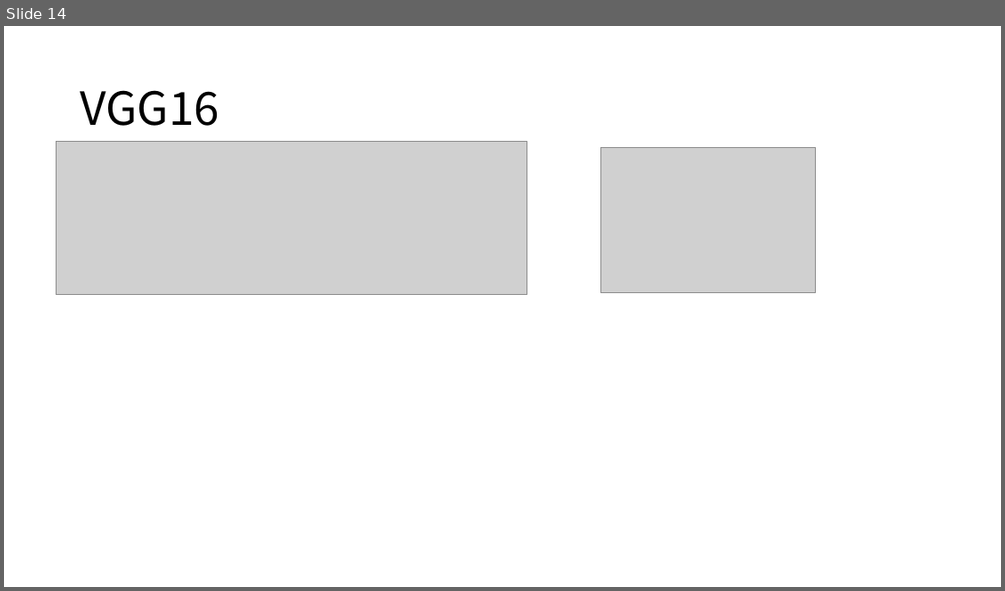
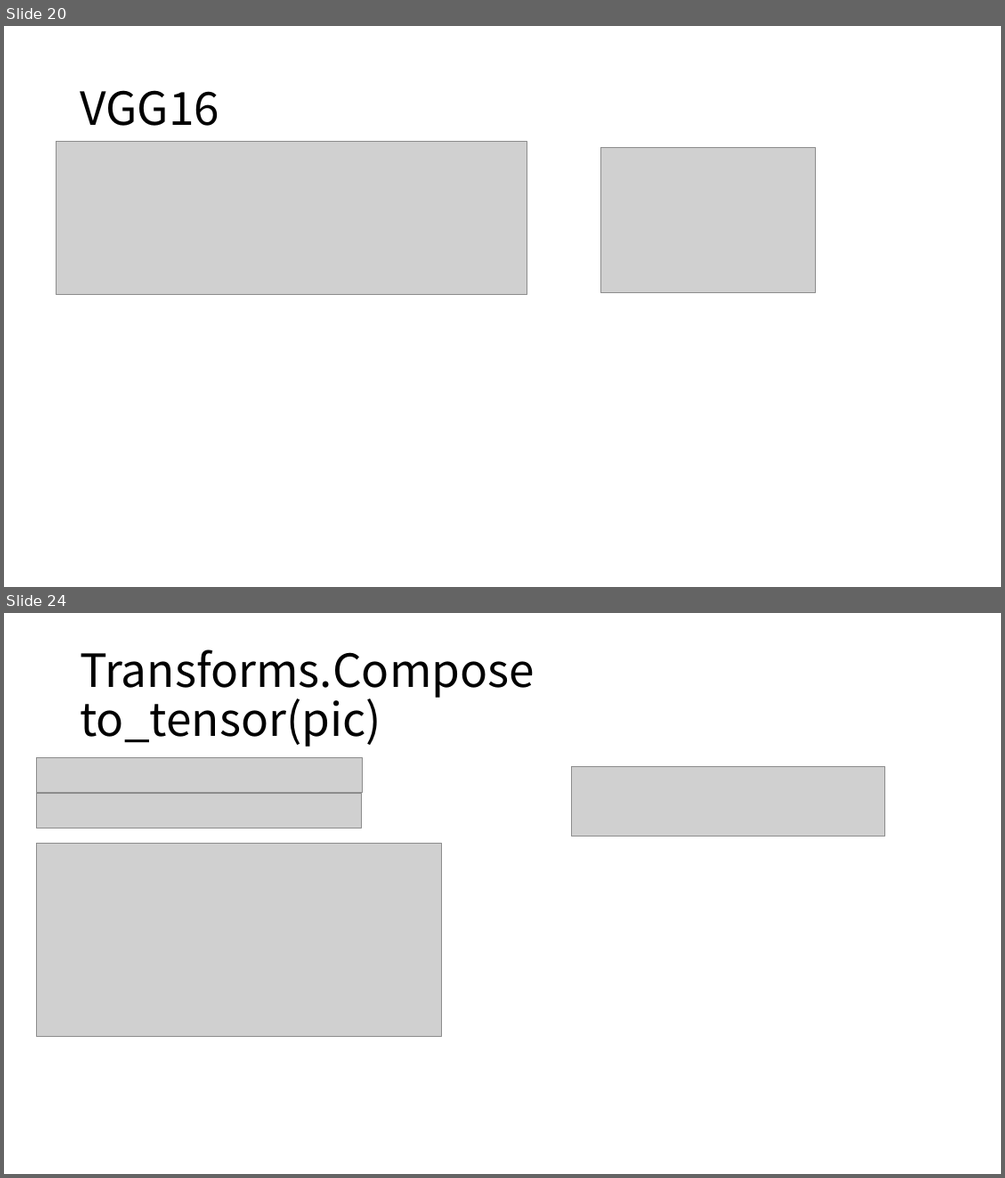
Before and after one commit to kimjh7669/DeepLearning_Practice, a slide deck: Tensorflow/TorchToKeras.pptx. Shown one above the other, each under a label of ours: slide 14 before the commit, slides 20 and 24 after it; the slides between them are not shown. The pictures are 1005x591 and 1005x1178 pixels, drawn with LibreOffice and Linux fonts; fonts in the diff are those of the drawing; grey boxes stand for pictures. Boxes give left, top, right and bottom in pixels: in the first picture for what was removed or moved away, otherwise in the second. Text is boxed around its words. In the diff, an @@ line names an element or a change of style, - is before the commit and + after.

```diff
--- a/Tensorflow/TorchToKeras.pptx
+++ b/Tensorflow/TorchToKeras.pptx
@@ slide 24 added at (4, 613, 1001, 1174), background #FFFFFF @@
@@ title added at (80, 649, 534, 747), 44 pt, text #000000 @@
+Transforms.Compose
+to_tensor(pic)
@@ picture added at (37, 757, 362, 793) @@
@@ picture added at (572, 766, 886, 835) @@
@@ picture added at (37, 793, 362, 828) @@
@@ picture added at (37, 843, 442, 1036) @@
@@ what was slide 14 is now slide 20 @@
```
Also in this commit, not shown: 2 slides changed, 9 other slides added, 9 other files.
